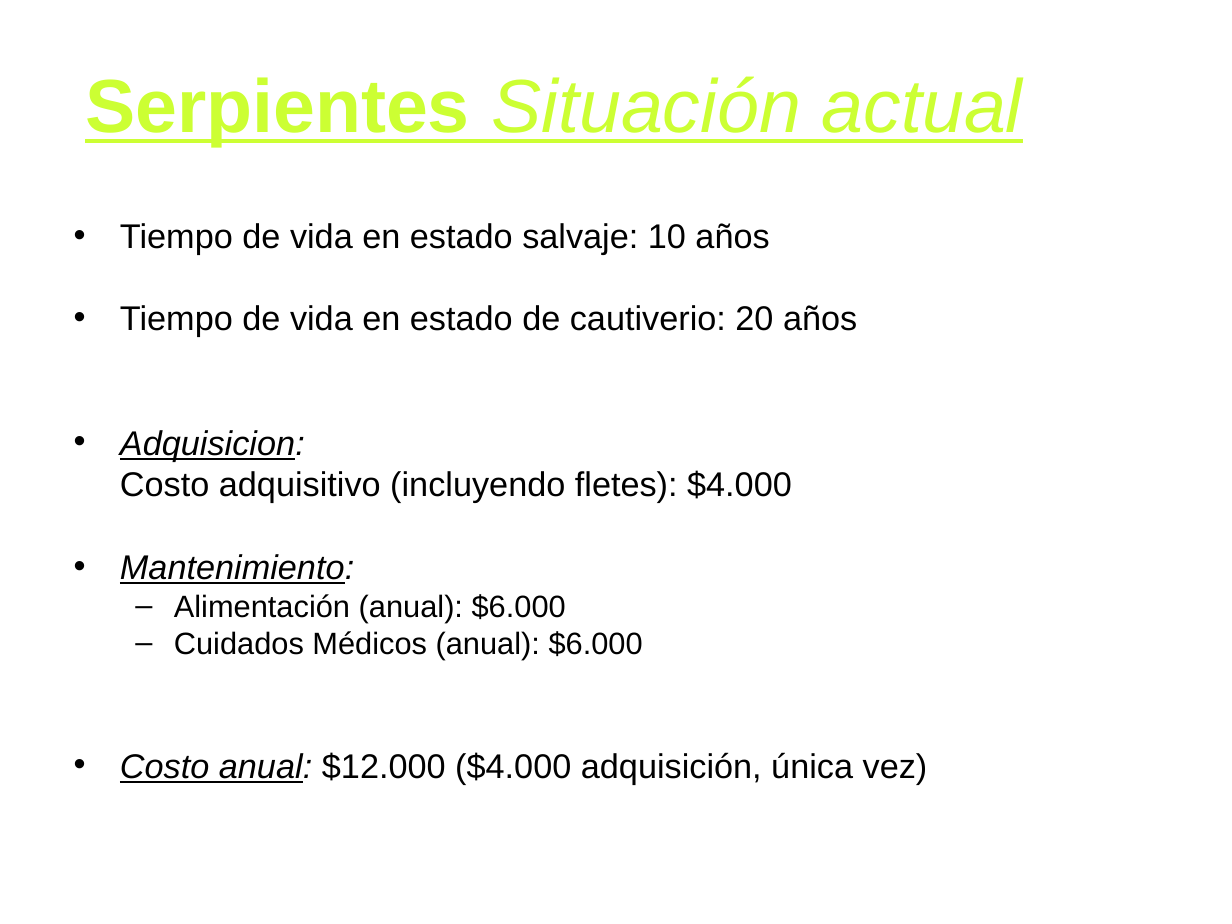
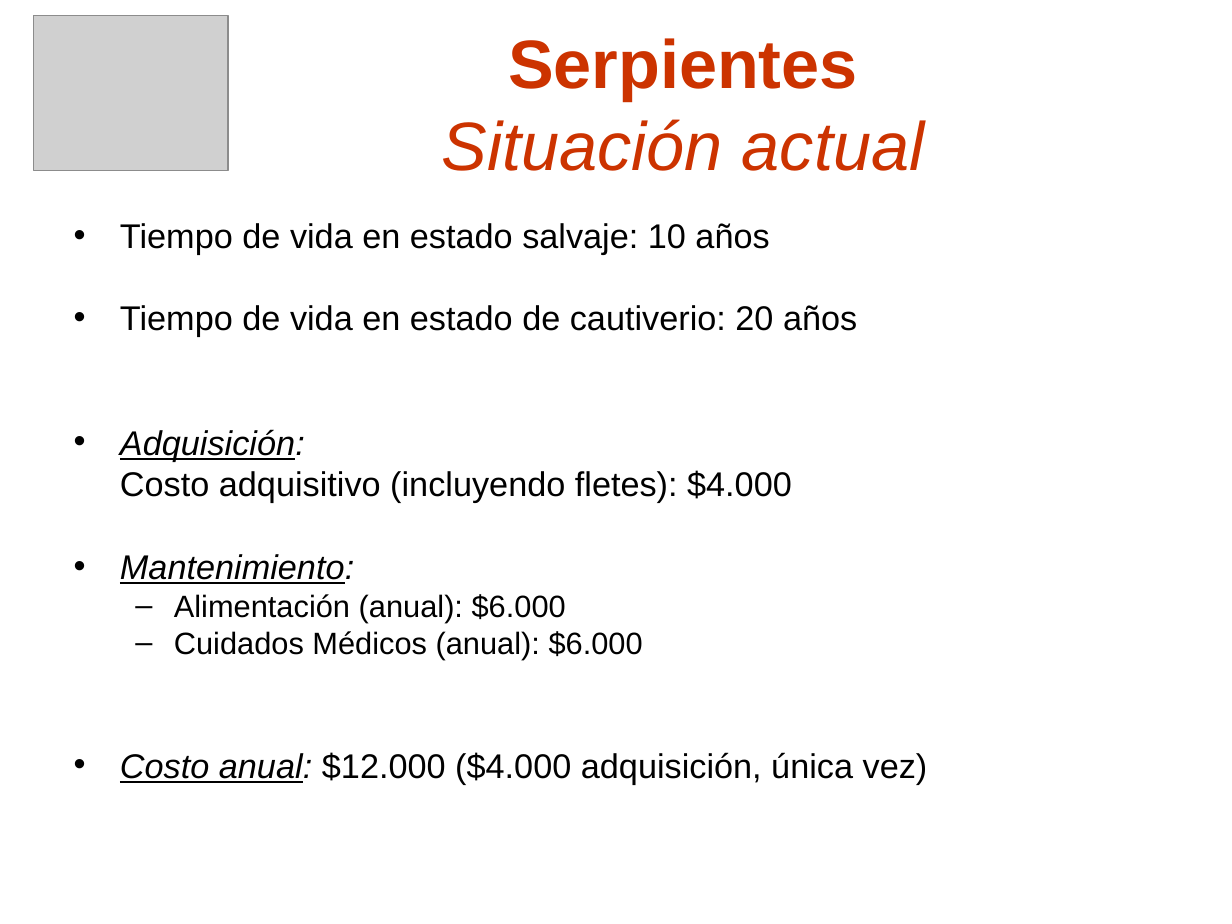
Before and after one commit to skiel85/taller-desarrollo-proyectos-i, a slide deck: slide 8 of Presentaciones/Demo Gerencial.ppt (slide 9 before the commit). Drawn at 1232x924 pixels with LibreOffice and Linux fonts; fonts in the diff are those of the drawing; grey boxes stand for pictures; background and template pictures are left out. Boxes give left, top, right and bottom in pixels: in the first picture for what was removed or moved away, otherwise in the second. Text is boxed around its words. In the diff, an @@ line names an element or a change of style, - is before the commit and + after.

```diff
--- a/Presentaciones/Demo Gerencial.ppt
+++ b/Presentaciones/Demo Gerencial.ppt
@@ picture added at [33, 16, 228, 171] @@
@@ title "Serpientes Situación actual": place and size @@
-title "Serpientes Situación actual" at [85, 76, 1023, 146]
+title "Serpientes Situación actual" at [442, 38, 925, 171]
@@ title "Serpientes Situación actual" at [442, 38, 925, 171]: size 44 to 40 pt, text colour #CCFF33 to #CC3300, underline off @@
@@ text at [120, 429, 305, 461]: text changed @@
-• Adquisicion:
+• Adquisición:
```
Also in this commit, not shown: 9 other slides changed, 6 slides added, 1 slide removed.
